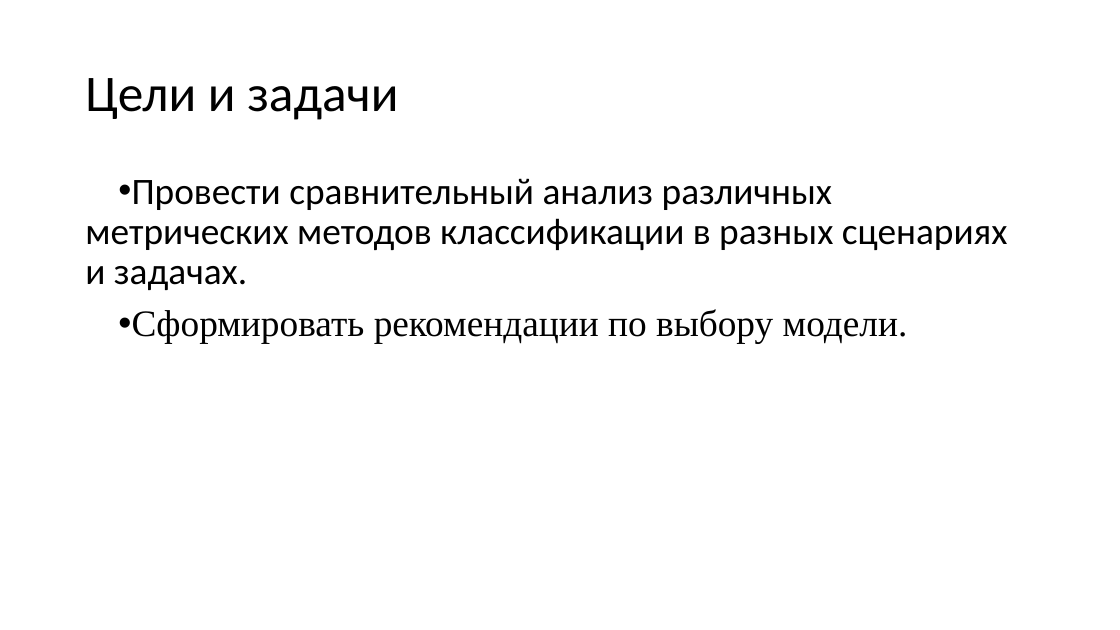
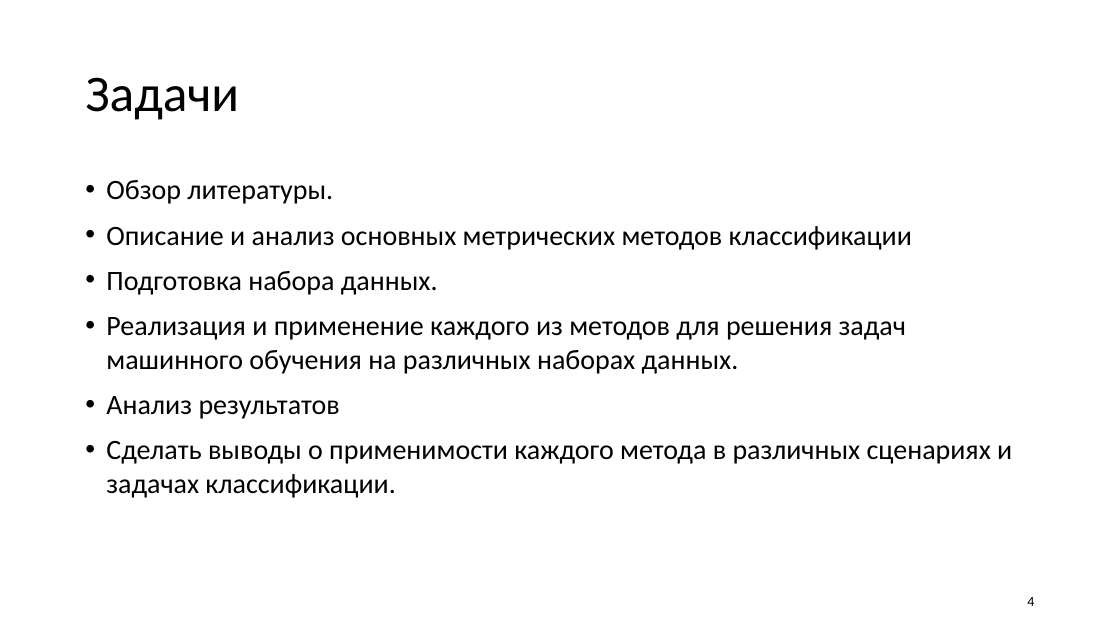
Before and after one commit to DimaOshchepkov/MetricMethodClassification, a slide deck: slide 4 of Презентация по курсовой работе.pptx. Drawn at 1120x630 pixels with LibreOffice and Linux fonts; fonts in the diff are those of the drawing. Boxes give left, top, right and bottom in pixels: in the first picture for what was removed or moved away, otherwise in the second. Text is boxed around its words. In the diff, an @@ line names an element or a change of style, - is before the commit and + after.

```diff
--- a/Презентация по курсовой работе.pptx
+++ b/Презентация по курсовой работе.pptx
@@ title at (x1=85, y1=77, x2=239, y2=120): text changed @@
-Цели и задачи
+Задачи
@@ text at (x1=106, y1=180, x2=1012, y2=498): text changed; size 32 to 24 pt @@
-• Провести сравнительный анализ различных метрических методов классификации в разных сценариях и задачах.
-• Сформировать рекомендации по выбору модели.
+• Обзор литературы.
+• Описание и анализ основных метрических методов классификации
+• Подготовка набора данных.
+• Реализация и применение каждого из методов для решения задач машинного обучения на различных наборах данных.
+• Анализ результатов
+• Сделать выводы о применимости каждого метода в различных сценариях и задачах классификации.
@@ page number added at (x1=1027, y1=597, x2=1034, y2=606), 12 pt, text #000000 @@
+4
```
Also in this commit, not shown: 13 other slides changed, 6 slides added, 2 slides removed, 4 other files.
